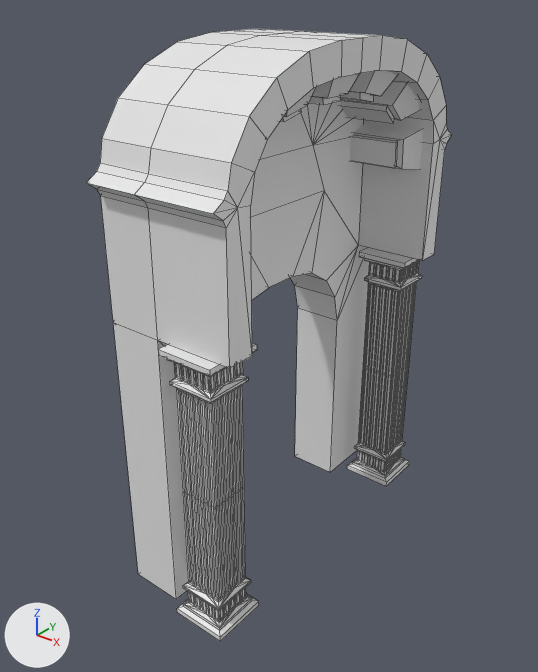
The Blender file Assets/3DObjects/Arcs/Baroque.blend, before and after one commit.
The view is the same before and after, from a 50 mm lens placed at (5.87, -8.44, 9.7), pointed at (-0.61, -0.33, 4.68). Every picture has the same lights, and +X, +Y and +Z are marked at lower left. Mesh edges are drawn as thin lines.

In view in the first picture: 'Baroque'.
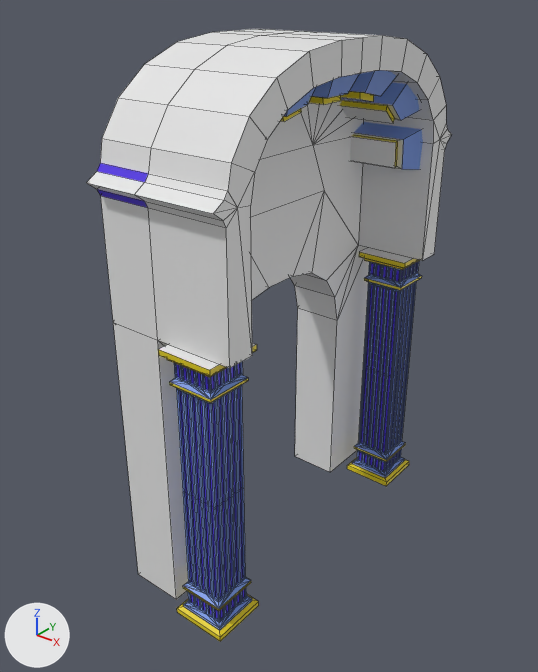
The change in detail:
Material 'Material.003' (mat_material_003) is new.
Its base color is (0.8, 0.631, 0.00694) (yellow #e7d014).
Material 'Material.002' (mat_material_002) is new.
Its base color is (0.0755, 0.0192, 0.8) (blue #4e26e7).
Material 'Material' (mat_material) is new.
Its base color is (0.8, 0.8, 0.8) (white #e7e7e7).
Material 'Material.001' (mat_material_001) is new.
Its base color is (0.207, 0.341, 0.8) (blue #7e9ee7).
me_cube_008 has 1587 vertices, 1744 faces and spans x 0.0..2.1, y -2.79..2.79, z 1.0..9.0.
me_cube_008 is used by ob_baroque; location (-1.5, 0.0, 0.0).
me_cube_008 part 1: 327 of the faces centred in x 1.13..1.87, y -2.71..-1.97, z 1.0..2.42 switch from no material to mat_material_001 (blue #7d9ee7).
me_cube_008 part 2: 327 of the faces centred in x 1.13..1.87, y 1.97..2.71, z 1.0..2.42 switch from no material to mat_material_001 (blue #7d9ee7).
me_cube_008 part 3: 323 of the faces centred in x 1.13..1.85, y -2.68..-1.99, z 4.05..5.34 switch from no material to mat_material_001 (blue #7d9ee7).
me_cube_008 part 4: 323 of the faces centred in x 1.13..1.85, y 1.99..2.68, z 4.05..5.34 switch from no material to mat_material_001 (blue #7d9ee7).
me_cube_008 part 5: 21 of the faces centred in x 1.17..1.85, y -2.06..2.06, z 6.95..8.47 switch from no material to mat_material_001 (blue #7d9ee7).
me_cube_008 part 6: 70 of the faces centred in x 1.22..1.78, y -2.62..-2.05, z 1.3..5.17 switch from no material to mat_material_002 (blue #4e26e7).
me_cube_008 part 7: 70 of the faces centred in x 1.22..1.78, y 2.05..2.62, z 1.3..5.17 switch from no material to mat_material_002 (blue #4e26e7).
me_cube_008 part 8: 2 of the faces centred in x 0.43, y -2.62..-2.58, z 7.26..7.57 switch from no material to mat_material_002 (blue #4e26e7).
me_cube_008 part 9: 21 of the faces centred in x 1.17..1.67, y -1.83..1.83, z 7.01..8.23 switch from no material to mat_material_003 (yellow #e7d014).
me_cube_008 part 10: 16 of the faces centred in x 1.06..1.93, y -2.77..-1.9, z 4.97..5.43 switch from no material to mat_material_003 (yellow #e7d014).
me_cube_008 part 11: 16 of the faces centred in x 1.06..1.93, y 1.9..2.77, z 4.97..5.43 switch from no material to mat_material_003 (yellow #e7d014).
me_cube_008 part 12: 13 of the faces centred in x 1.06..1.93, y -2.77..-1.9, z 1.04..1.5 switch from no material to mat_material_003 (yellow #e7d014).
me_cube_008 part 13: 13 of the faces centred in x 1.06..1.93, y 1.9..2.77, z 1.04..1.5 switch from no material to mat_material_003 (yellow #e7d014).
me_cube_008 now uses material mat_material (white #e7e7e7).

Changed parts and their boxes [x1, y1, x2, y2] in the pictures (538 x 672 px):
part 1 of me_cube_008, recoloured (white to blue)
    both: [183, 488, 252, 630]
part 2 of me_cube_008, recoloured (white to blue)
    both: [352, 365, 409, 478]
part 3 of me_cube_008, recoloured (white to blue)
    both: [170, 362, 248, 510]
part 4 of me_cube_008, recoloured (white to blue)
    both: [363, 261, 421, 377]
part 5 of me_cube_008, recoloured (white to blue)
    both: [284, 70, 423, 170]
part 6 of me_cube_008, recoloured (white to blue)
    both: [177, 363, 244, 619]
part 7 of me_cube_008, recoloured (white to blue)
    both: [359, 262, 417, 470]
part 8 of me_cube_008, recoloured (white to blue)
    both: [97, 163, 148, 208]
part 9 of me_cube_008, recoloured (white to yellow)
    both: [280, 91, 398, 167]
part 10 of me_cube_008, recoloured (white to yellow)
    both: [158, 344, 257, 403]
part 11 of me_cube_008, recoloured (white to yellow)
    both: [359, 252, 421, 290]
part 12 of me_cube_008, recoloured (white to yellow)
    both: [177, 581, 259, 641]
part 13 of me_cube_008, recoloured (white to yellow)
    both: [347, 443, 409, 486]
